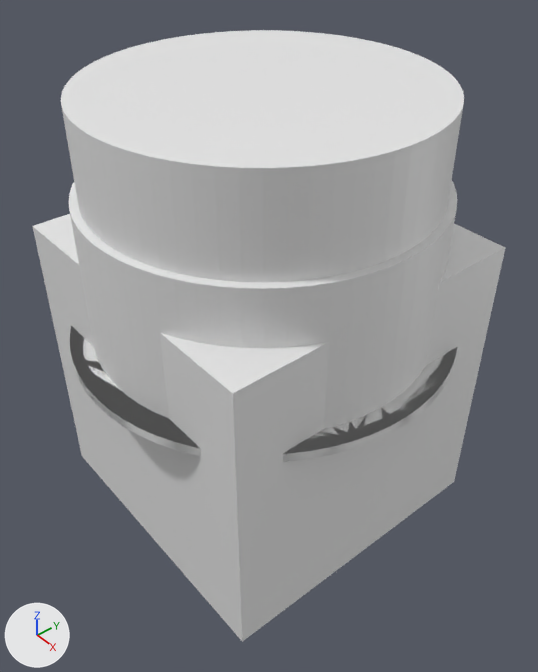
The Blender file lens-caps/10mm.blend as it was, and as the next commit left it.
Before and after are seen from a 50 mm camera at (15.12, -12.38, 11.77) aimed at (0.55, -0.24, -2.53). The axes (+X, +Y, +Z) are drawn at lower left. The lights are the same throughout.

In view in the first picture: 'Cube', 'NEG', 'POS', 'POS.001'.
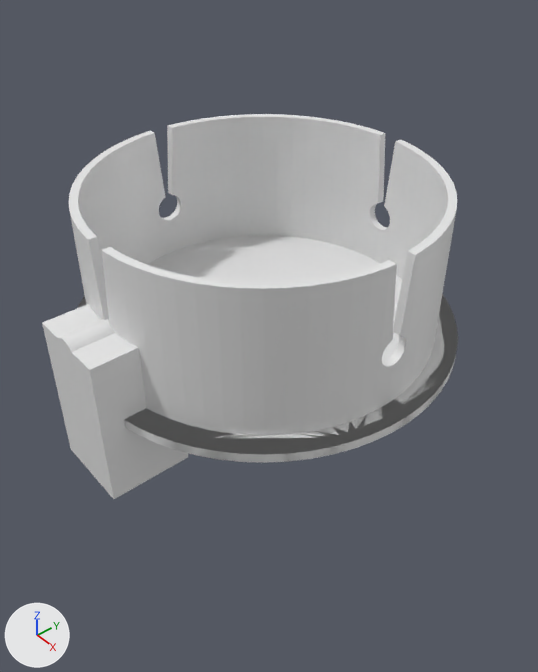
ob_empty is not drawn itself; it is used by a modifier of ob_notch.
ob_notch is not drawn itself; it is used by a modifier of ob_pos.

Boxes (x1, y1, x2, y2) around the edits, measured in the pictures (538 x 672 px):
'POS', reshaped, modifiers changed: before (69, 180, 457, 462); after (69, 114, 458, 463)
'NEG', hidden: before (61, 30, 464, 283)
'Cube', hidden: before (33, 214, 506, 642)
'Cube.001', added: after (42, 304, 188, 499)
'Cylinder', added: after (58, 318, 115, 371)

The change, as a diff of the scene's bpy script:
```diff
--- a/lens-caps/10mm.blend.py
+++ b/lens-caps/10mm.blend.py
@@ me_cylinder_003 @@
+me_cylinder_003.from_pydata(...)  # a 32-sided cylinder along z spanning x -1.0..1.0, y -1.0..1.0, z -1.0..1.0
@@ me_cube @@
+me_cube.from_pydata([(-1.0, 4.34, -1.0), (-1.0, 6.34, -1.0), (1.0, 4.34, -1.0), (0.0, 4.34, 1.0), (1.0, 6.34, -1.0), (0.0, 6.34, 1.0)], [], [(5, 3, 2, 4), (0, 1, 4, 2), (3, 5, 1, 0), (5, 4, 1), (3, 0, 2)])
@@ ob_cube @@
 ob_cube.scale = (5.0, 5.0, 5.0)
+ob_cube.hide_viewport = True
@@ ob_neg @@
 ob_neg.scale = (5.15, 5.15, 2.32)
+ob_neg.hide_viewport = True
@@ ob_pos @@
 _m = ob_pos.modifiers.new('Boolean', 'BOOLEAN')
 _m.solver = 'FLOAT'
+_m = ob_pos.modifiers.new('Boolean.002', 'BOOLEAN')
+_m.object = ob_notch
+_m.solver = 'FLOAT'
 _m = ob_pos.modifiers.new('Boolean.001', 'BOOLEAN')
@@ ob_notch @@
+ob_notch = bpy.data.objects.new('Notch', me_cube)
+ob_notch.location = (0.0, 0.0, 1.233)
+ob_notch.rotation_euler = (3.142, 0.0, 0.0)  # degrees (180, 0, 0)
+ob_notch.scale = (0.458, 1.0, 2.81)
+_m = ob_notch.modifiers.new('Boolean', 'BOOLEAN')
+_m.object = ob_cube_001
+_m.solver = 'FLOAT'
+_m = ob_notch.modifiers.new('Boolean.001', 'BOOLEAN')
+_m.object = ob_cylinder
+_m.operation = 'UNION'
+_m.solver = 'FLOAT'
+_m = ob_notch.modifiers.new('Array', 'ARRAY')
+_m.count = 4
+_m.constant_offset_displace = (0.0, 0.0, 0.0)
+_m.use_relative_offset = False
+_m.use_object_offset = True
+_m.offset_object = ob_empty
+ob_notch.hide_viewport = True
@@ ob_cube_001 @@
+ob_cube_001 = bpy.data.objects.new('Cube.001', me_cube_001.copy())  # the mesh of ob_cube
+ob_cube_001.location = (0.0, -5.36, -2.47)
+ob_cube_001.scale = (1.3, 1.3, 2.41)
@@ ob_cylinder @@
+ob_cylinder = bpy.data.objects.new('Cylinder', me_cylinder_003)
+ob_cylinder.location = (0.0, -5.36, -0.35)
+ob_cylinder.rotation_euler = (1.571, 0.0, 0.0)  # degrees (90, 0, 0)
+ob_cylinder.scale = (0.469, 0.469, 1.3)
@@ ob_empty @@
+ob_empty = bpy.data.objects.new('Empty', None)
+ob_empty.location = (0.0, 0.0, 1.233)
+ob_empty.rotation_euler = (3.142, 0.0, 1.571)  # degrees (180, 0, 90)
+ob_empty.scale = (0.458, 1.0, 2.81)
```
